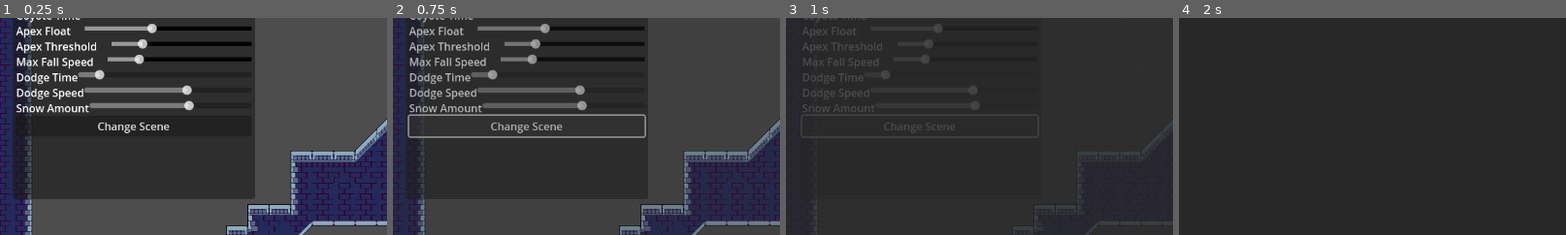
Above: before the commit, frames 1-4 (left to right).
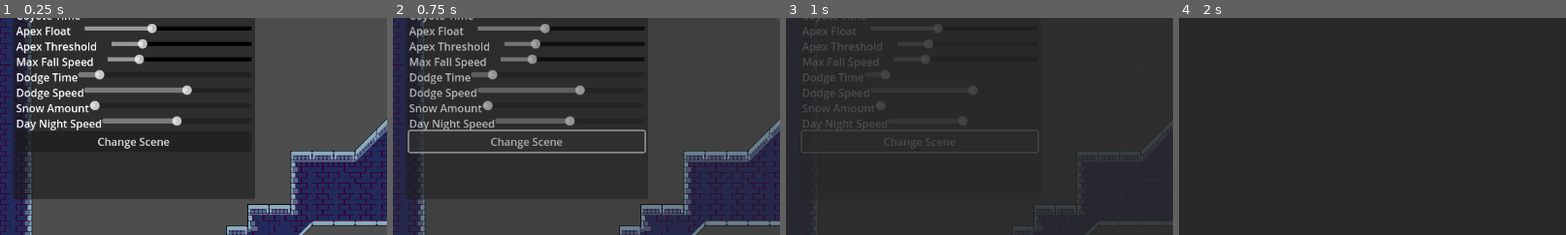
Above: after the commit, the same moments.

Repository: Tim-Barton/game-jam-2023
Game: Godot game, scene res://CharacterController/SideScroller/Scenes/side_scroller_test_scene.tscn
Two runs of this game, one before a commit and one after it. Both use one fixed random seed, a clock stepped at 60 frames per second and the inputs below.
Inputs:
- Up to frame 1 (0.25 s): no input
- Up to frame 2 (0.75 s): click "Change Scene" at 0.5 s
- Up to frame 3 (1 s): no input
- Up to frame 4 (2 s): tap Enter (ui_accept) at 1.25, 1.52 s; hold Right (ui_right) from 1.28 s (still down)
The pictures show only the part of the screen within x 0-50%, y 29-79%; the shares and areas given below are measured in that part.

The runs differ from the first frame. In frame 1, 2.7% of the frame differs, in the area x 4-51%, y 37-62%; in frame 2, 4.5%, in the area x 3-66%, y 37-63%; in frame 3, 0.6%; in frame 4, nothing differs.

Commit message:
Day Night Cycle Added
Day Night Cycle Added slider for speed and also editor properties for speed and the initial hour.

Diff:
--- /dev/null
+++ b/CharacterController/SideScroller/Scenes/DayNightCycle.gd
@@ -0,0 +1,28 @@
+extends CanvasModulate
+
+@export var gradient:GradientTexture1D
+@export var INGAME_SPEED = 1.0  # 1 realtime second to take 1 ingame minute, setting to 20 would mean 1 realtime sec would pass 20 in game minutes
+@export var INITIAL_HOUR = 12:
+	set(h):
+		INITIAL_HOUR = h
+		time = INGAME_TO_REAL_MINUTE_DURATION * INITIAL_HOUR * MINUTES_PER_HOUR
+
+var time:float = 0.0
+const MINUTES_PER_DAY = 1440
+const MINUTES_PER_HOUR = 60
+const INGAME_TO_REAL_MINUTE_DURATION = (2 * PI) / MINUTES_PER_DAY
+
+func _ready():
+	time = INGAME_TO_REAL_MINUTE_DURATION * INITIAL_HOUR * MINUTES_PER_HOUR
+
+# Called every frame. 'delta' is the elapsed time since the previous frame.
+func _process(delta):
+	time += delta * INGAME_TO_REAL_MINUTE_DURATION * INGAME_SPEED
+	var value = (sin(time - PI / 2) + 1.0) / 2.0
+	self.color = gradient.gradient.sample(value)
+
+
+
+func _on_value_value_changed(value):
+	INGAME_SPEED = value
+	print(INGAME_SPEED)
--- /dev/null
+++ b/CharacterController/SideScroller/Scenes/daynightcycle-gradient-texture.tres
@@ -0,0 +1,10 @@
+[gd_resource type="GradientTexture1D" load_steps=2 format=3 uid="uid://bkpc1kjm4t2xn"]
+
+[sub_resource type="Gradient" id="Gradient_faefq"]
+interpolation_mode = 2
+offsets = PackedFloat32Array(0, 0.208301, 0.379708, 0.5196, 0.599539, 0.678709, 1)
+colors = PackedColorArray(0.169088, 0.18037, 0.333017, 1, 0.215204, 0.199866, 0.394424, 1, 0.428431, 0.193332, 0.564388, 1, 0.953258, 0.459474, 0.668641, 1, 1, 0.594559, 0.609267, 1, 1.00198, 0.870214, 0.866891, 1, 1, 1, 1, 1)
+
+[resource]
+gradient = SubResource("Gradient_faefq")
+width = 2048
--- a/CharacterController/SideScroller/Scenes/side_scroller_test_scene.tscn
+++ b/CharacterController/SideScroller/Scenes/side_scroller_test_scene.tscn
@@ -1,10 +1,12 @@
-[gd_scene load_steps=20 format=3 uid="uid://dkhnd58ia1m5t"]
+[gd_scene load_steps=22 format=3 uid="uid://dkhnd58ia1m5t"]
 
 [ext_resource type="Texture2D" uid="uid://belg1mxheka3q" path="res://CharacterController/SideScroller/GFX/2 Background/Day/1.png" id="1_xwcmc"]
 [ext_resource type="Script" path="res://CharacterController/SideScroller/Scenes/Snow.gd" id="2_kiv0q"]
 [ext_resource type="Texture2D" uid="uid://cbfip1qeil370" path="res://CharacterController/SideScroller/GFX/2 Background/Day/2.png" id="2_m0nrl"]
+[ext_resource type="Script" path="res://CharacterController/SideScroller/Scenes/DayNightCycle.gd" id="3_6psvk"]
 [ext_resource type="Texture2D" uid="uid://blq2vhoethqqx" path="res://CharacterController/SideScroller/GFX/2 Background/Day/5.png" id="3_dhewo"]
 [ext_resource type="Texture2D" uid="uid://t31lxiaq515g" path="res://CharacterController/SideScroller/GFX/3 Objects/3 Power lines/4.png" id="4_ccg22"]
+[ext_resource type="Texture2D" uid="uid://bkpc1kjm4t2xn" path="res://CharacterController/SideScroller/Scenes/daynightcycle-gradient-texture.tres" id="4_x84gu"]
 [ext_resource type="Texture2D" uid="uid://bwmrr0n1ls3g5" path="res://CharacterController/SideScroller/GFX/1 Tiles/Tileset.png" id="5_kdel5"]
 [ext_resource type="PackedScene" uid="uid://v4iodnn8fvq" path="res://CharacterController/SideScroller/Prefabs/character.tscn" id="6_7wfib"]
 [ext_resource type="Texture2D" uid="uid://cbl6yo36frga1" path="res://CharacterController/SideScroller/GFX/1 Tiles/KitchenTile16.png" id="6_ujt81"]
@@ -1291,9 +1293,23 @@
 [node name="value" type="HSlider" parent="UI/Panel/Adjusters/SnowAmount"]
 layout_mode = 2
 size_flags_horizontal = 3
-min_value = 200.0
+min_value = 50.0
 max_value = 1000.0
-value = 700.0
+value = 50.0
+rounded = true
+
+[node name="DayNightCycleSpeed" type="HBoxContainer" parent="UI/Panel/Adjusters"]
+layout_mode = 2
+
+[node name="Label" type="Label" parent="UI/Panel/Adjusters/DayNightCycleSpeed"]
+layout_mode = 2
+text = "Day Night Speed"
+
+[node name="value" type="HSlider" parent="UI/Panel/Adjusters/DayNightCycleSpeed"]
+layout_mode = 2
+size_flags_horizontal = 3
+max_value = 60.0
+value = 30.0
 rounded = true
 
 [node name="Button" type="Button" parent="UI/Panel/Adjusters"]
@@ -1309,6 +1325,12 @@
 process_material = SubResource("ParticleProcessMaterial_evyxp")
 lifetime = 2.0
 script = ExtResource("2_kiv0q")
+
+[node name="CanvasModulate" type="CanvasModulate" parent="Level"]
+color = Color(0.380392, 0.286275, 0.839216, 1)
+script = ExtResource("3_6psvk")
+gradient = ExtResource("4_x84gu")
+INGAME_SPEED = 30.0
 
 [node name="Background" type="Node" parent="Level"]
 
@@ -1362,4 +1384,5 @@
 [connection signal="value_changed" from="UI/Panel/Adjusters/DodgeTime/value" to="UI" method="UpdateCharacterRate" binds= ["DodgeTime"]]
 [connection signal="value_changed" from="UI/Panel/Adjusters/DodgeSpeed/value" to="UI" method="UpdateCharacterRate" binds= ["DodgeSpeed"]]
 [connection signal="value_changed" from="UI/Panel/Adjusters/SnowAmount/value" to="Level/Snow" method="_on_value_value_changed"]
+[connection signal="value_changed" from="UI/Panel/Adjusters/DayNightCycleSpeed/value" to="Level/CanvasModulate" method="_on_value_value_changed"]
 [connection signal="pressed" from="UI/Panel/Adjusters/Button" to="UI" method="change_scene" binds= ["res://CharacterController/SideScroller/Scenes/test_scene.tscn"]]
--- a/project.godot
+++ b/project.godot
@@ -22,3 +22,7 @@
 [dotnet]
 
 project/assembly_name="Game-jam-2023"
+
+[editor]
+
+movie_writer/movie_file="/Users/dustyschofield/screenrecordings/snip.avi"
